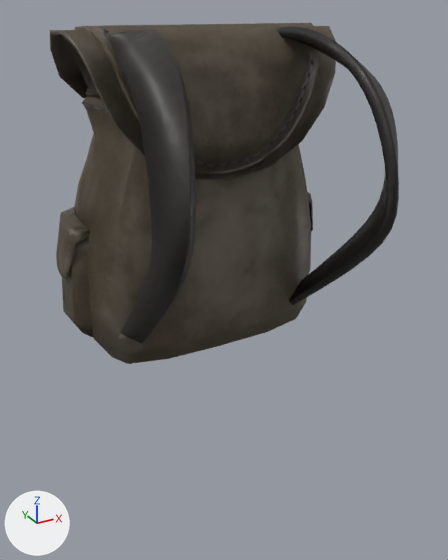
What one commit did to the FBX model 0_Final Exports/Items/Backpack/backpack.fbx.
One viewpoint serves both versions: a 50 mm lens placed at (-0.386, -0.809, 0.491), pointed at (0.019, -0.073, 0.122). The lights are fixed; the arrows at lower left show +X, +Y and +Z. Vertices at the same position are counted once.

Before the edit, the objects in view are built like this:
```python
me_cube_023 = bpy.data.meshes.new('Cube.023')
me_cube_023.from_pydata(...)  # 946 vertices, 808 faces; spans x -0.204..0.204, y -0.286..0.151, z 0.015..0.472
me_cube_023.materials.append(mat_backpack)
ob_backpack = bpy.data.objects.new('backpack', me_cube_023)
ob_backpack.location = (0.0, 0.0, 0.0)
```
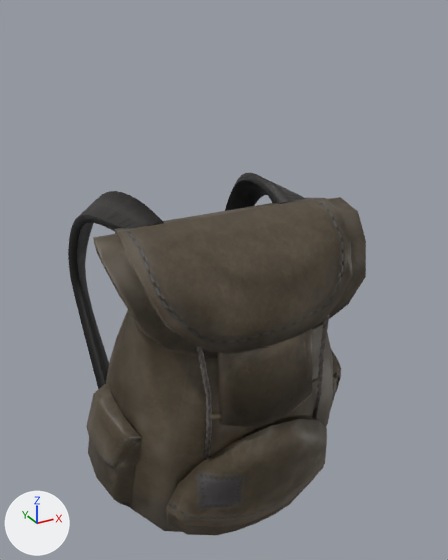
Boxes (x1, y1, x2, y2) around the edits, measured in the pictures (448 x 560 px; the box of a moved part takes in the faces that stretch with it):
'backpack', reshaped (15% narrower, 6% taller): before (50, 23, 399, 364); after (68, 173, 366, 535)
part 1 of me_cube_023, moved or reshaped (not visible before): after (217, 328, 312, 427)
part 2 of me_cube_023, moved or reshaped: before (50, 26, 336, 180); after (93, 197, 366, 359)
part 3 of me_cube_023, moved or reshaped: before (62, 236, 94, 338); after (330, 377, 338, 410)
part 4 of me_cube_023, moved or reshaped: before (308, 202, 311, 272); after (88, 438, 139, 508)
part 5 of me_cube_023, moved or reshaped: before (56, 207, 90, 279); after (86, 383, 141, 469)
part 6 of me_cube_023, moved or reshaped: before (307, 192, 313, 231); after (331, 350, 341, 392)
part 7 of me_cube_023, moved or reshaped (not visible before): after (166, 477, 315, 535)
part 8 of me_cube_023, moved or reshaped (not visible before): after (166, 419, 327, 527)
part 9 of me_cube_023, moved or reshaped: before (74, 96, 310, 364); after (106, 310, 333, 532)
part 10 of me_cube_023, moved or reshaped (not visible afterwards): before (69, 43, 101, 98)
part 11 of me_cube_023, moved or reshaped (not visible before): after (211, 414, 221, 419)
part 12 of me_cube_023, moved or reshaped (not visible before): after (312, 378, 321, 387)
part 13 of me_cube_023, moved or reshaped: before (75, 23, 320, 172); after (115, 197, 352, 352)
part 14 of me_cube_023, moved or reshaped: before (108, 29, 196, 344); after (68, 191, 164, 389)
part 15 of me_cube_023, moved or reshaped: before (275, 26, 399, 305); after (225, 173, 306, 211)
part 16 of me_cube_023, added (black): after (196, 346, 212, 458)
part 17 of me_cube_023, added (black): after (312, 315, 329, 420)

Edits to the bpy script that builds the scene:
```text
Change me_cube_023:
    remove me_cube_023.from_pydata(...)  # 946 vertices, 808 faces; spans x -0.204..0.204, y -0.286..0.151, z 0.015..0.472
    add me_cube_023.from_pydata(...)  # 939 vertices, 808 faces; spans x -0.204..0.204, y -0.255..0.14, z -0.246..0.259
    me_cube_023 part 1: the loose piece of 27 vertices spanning x -0.071..0.071, y 0.044..0.116, z 0.255..0.41 is multiplied about its middle by the matrix ((-1.0, 0.0, 0.0), (0.0, -0.957, -0.289), (0.0, -0.289, 0.957)), then moved by (0.0, -0.308, -0.268)
    me_cube_023 part 2: the loose piece of 66 vertices spanning x -0.189..0.189, y -0.124..0.066, z 0.286..0.467 is multiplied about its middle by the matrix ((-1.0, 0.0, 0.0), (0.0, -0.957, -0.289), (0.0, -0.289, 0.957)), then moved by (0.0, -0.108, -0.238)
    me_cube_023 part 3: the loose piece of 27 vertices spanning x -0.202..-0.16, y -0.054..0.056, z 0.066..0.22 is multiplied about its middle by the matrix ((-1.0, 0.0, 0.0), (0.0, -0.957, -0.289), (0.0, -0.289, 0.957)), then moved by (0.362, -0.099, -0.237)
    me_cube_023 part 4: the loose piece of 27 vertices spanning x 0.161..0.202, y -0.054..0.056, z 0.066..0.22 is multiplied about its middle by the matrix ((-1.0, 0.0, 0.0), (0.0, -0.957, -0.289), (0.0, -0.289, 0.957)), then moved by (-0.363, -0.099, -0.237)
    me_cube_023 part 5: the loose piece of 39 vertices spanning x -0.204..-0.158, y -0.054..0.053, z 0.154..0.227 is multiplied about its middle by the matrix ((0.995, -0.002, 0.001), (0.003, -0.956, -0.289), (-0.007, -0.292, 0.958)), then moved by (0.0, -0.11, -0.238)
    me_cube_023 part 6: the loose piece of 39 vertices spanning x 0.158..0.204, y -0.054..0.053, z 0.154..0.226 is multiplied about its middle by the matrix ((1.005, -0.002, 0.001), (0.003, -0.958, -0.289), (-0.007, -0.287, 0.957)), then moved by (0.0, -0.109, -0.238)
    me_cube_023 part 7: the loose piece of 56 vertices spanning x -0.136..0.136, y 0.102..0.148, z 0.042..0.248 is multiplied about its middle by the matrix ((-1.0, 0.0, 0.0), (0.0, -0.957, -0.289), (0.0, -0.289, 0.957)), then moved by (0.0, -0.342, -0.273)
    me_cube_023 part 8: the loose piece of 58 vertices spanning x -0.138..0.138, y 0.103..0.151, z 0.078..0.25 is multiplied about its middle by the matrix ((-1.0, 0.0, 0.0), (0.0, -0.957, -0.289), (0.0, -0.289, 0.957)), then moved by (0.0, -0.352, -0.274)
    me_cube_023 part 9: the loose piece of 185 vertices spanning x -0.178..0.178, y -0.116..0.119, z 0.015..0.388 is multiplied about its middle by the matrix ((-1.0, 0.0, 0.0), (0.0, -0.957, -0.289), (0.0, -0.289, 0.957)), then moved by (0.0, -0.117, -0.239)
    me_cube_023 part 10: the loose piece of 64 vertices spanning x -0.173..0.173, y -0.113..0.046, z 0.381..0.455 is multiplied about its middle by the matrix ((-1.0, 0.0, 0.0), (0.0, -0.957, -0.289), (0.0, -0.289, 0.957)), then moved by (0.0, -0.11, -0.238)
    me_cube_023 part 11: the loose piece of 8 vertices spanning x 0.037..0.088, y 0.09..0.099, z 0.266..0.288 is multiplied about its middle by the matrix ((-1.0, 0.0, 0.0), (0.0, -0.957, -0.289), (0.0, -0.289, 0.957)), then moved by (-0.125, -0.321, -0.269)
    me_cube_023 part 12: the loose piece of 8 vertices spanning x -0.088..-0.036, y 0.089..0.098, z 0.266..0.29 is multiplied about its middle by the matrix ((-1.0, 0.0, 0.0), (0.0, -0.957, -0.289), (0.0, -0.289, 0.957)), then moved by (0.125, -0.319, -0.269)
    me_cube_023 part 13: the loose piece of 83 vertices spanning x -0.158..0.158, y -0.124..0.075, z 0.299..0.472 is multiplied about its middle by the matrix ((-1.0, 0.0, 0.0), (0.0, -0.957, -0.289), (0.0, -0.289, 0.957)), then moved by (0.0, -0.12, -0.24)
    me_cube_023 part 14: the loose piece of 100 vertices spanning x -0.163..-0.086, y -0.286..-0.079, z 0.055..0.469 is multiplied about its middle by the matrix ((1.0, 0.0, 0.0), (0.0, -0.957, -0.289), (0.0, -0.289, 0.957)), then moved by (0.0, 0.225, -0.189)
    me_cube_023 part 15: the loose piece of 100 vertices spanning x 0.086..0.163, y -0.286..-0.079, z 0.055..0.469 is multiplied about its middle by the matrix ((1.0, 0.0, 0.0), (0.0, -0.957, -0.289), (0.0, -0.289, 0.957)), then moved by (0.0, 0.225, -0.189)
    me_cube_023 part 16: a new loose piece of 20 vertices spanning x -0.103..-0.083, y -0.232..-0.215, z -0.054..0.131, in mat_backpack
    me_cube_023 part 17: a new loose piece of 20 vertices spanning x 0.083..0.103, y -0.232..-0.215, z -0.054..0.131, in mat_backpack
```
